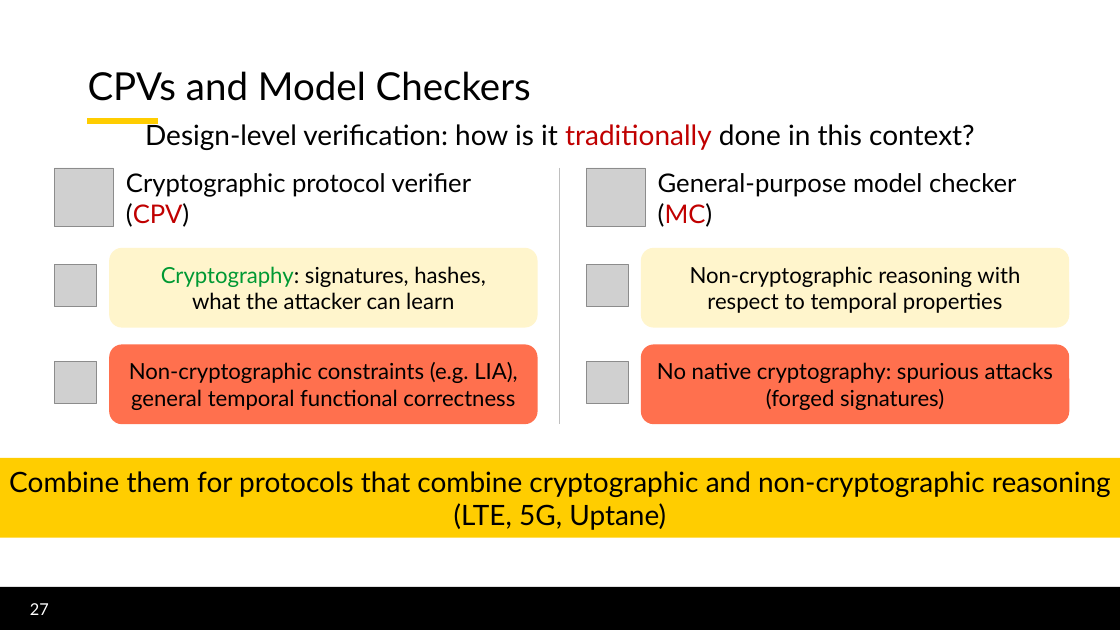
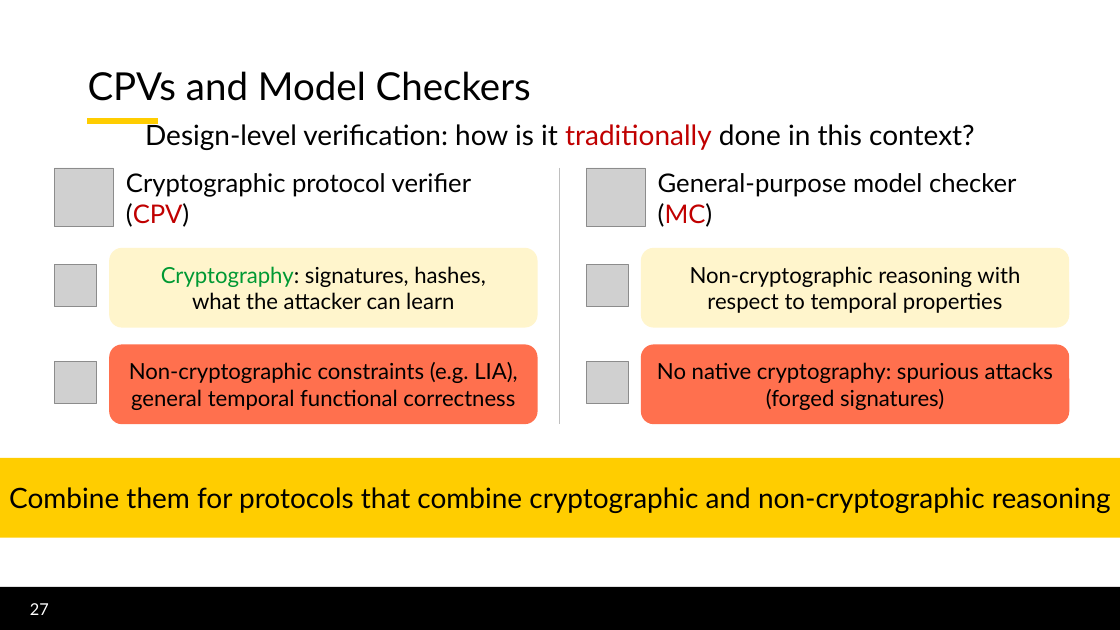
Before and after one commit to lorchrob/thesis_proposal_slides, a slide deck: slide 27 of slides.pptx. Drawn at 1120x630 pixels with LibreOffice and Linux fonts; fonts in the diff are those of the drawing; grey boxes stand for pictures; background and template pictures are left out. Boxes give left, top, right and bottom in pixels: in the first picture for what was removed or moved away, otherwise in the second. Text is boxed around its words. In the diff, an @@ line names an element or a change of style, - is before the commit and + after.

```diff
--- a/slides.pptx
+++ b/slides.pptx
@@ text in rectangle at [9, 487, 1111, 513]: text changed @@
-Combine them for protocols that combine cryptographic and non-cryptographic reasoning (LTE, 5G, Uptane)
+Combine them for protocols that combine cryptographic and non-cryptographic reasoning
```
Also in this commit, not shown: 42 other slides changed.
